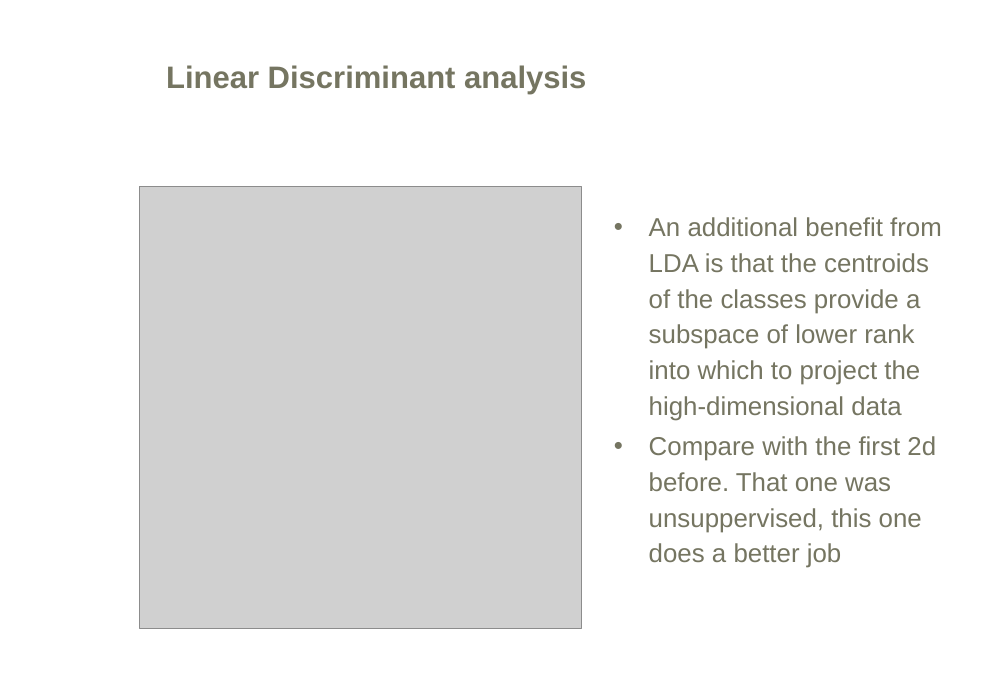
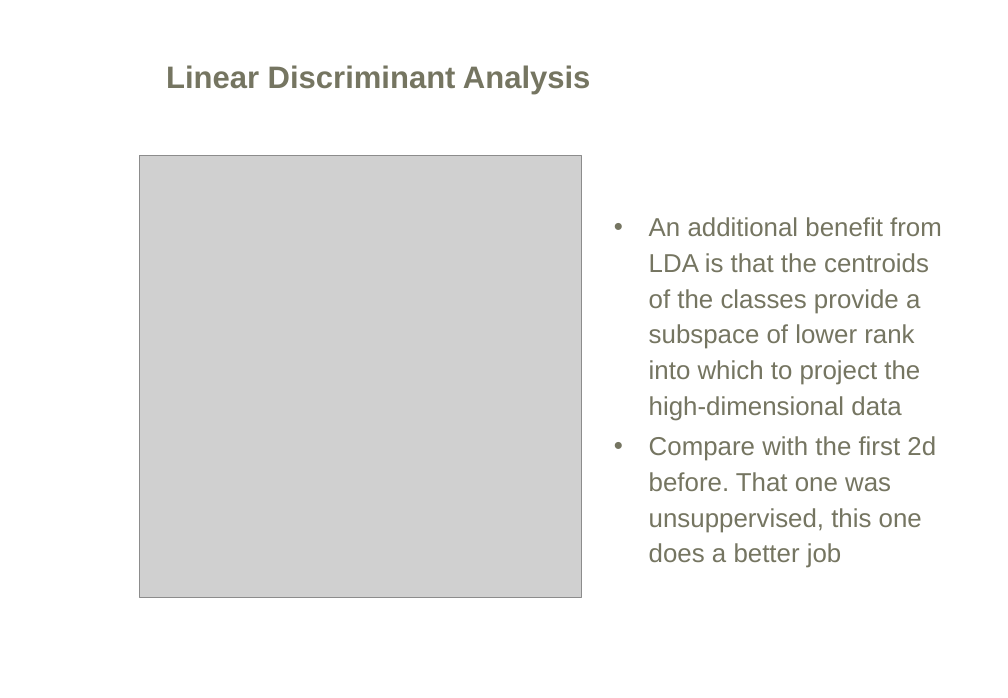
Before and after one commit to mikisvaz/DMPP, a slide deck: slide 15 of Classification/Classification.ppt. Drawn at 1008x698 pixels with LibreOffice and Linux fonts; fonts in the diff are those of the drawing; grey boxes stand for pictures; background and template pictures are left out. Boxes give left, top, right and bottom in pixels: in the first picture for what was removed or moved away, otherwise in the second. Text is boxed around its words. In the diff, an @@ line names an element or a change of style, - is before the commit and + after.

```diff
--- a/Classification/Classification.ppt
+++ b/Classification/Classification.ppt
@@ title at [166,65,591,95]: text changed @@
-Linear Discriminant analysis
+Linear Discriminant Analysis
@@ picture: place and size @@
-picture at [139,186,581,628]
+picture at [139,155,581,597]
```
Also in this commit, not shown: 8 other slides changed, 1 other file.
